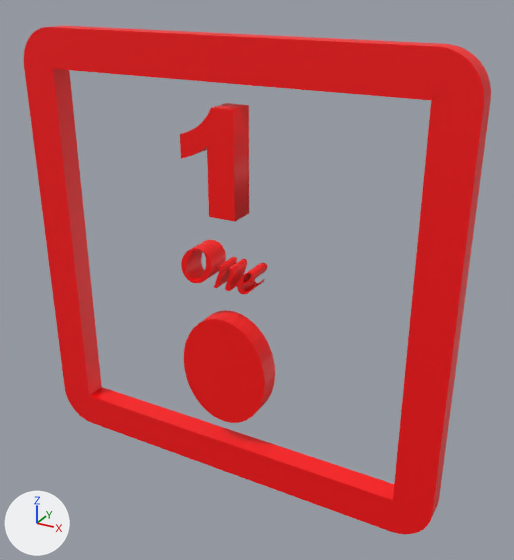
The glTF model assets/models/Number/Number_1.glb, before and after one commit.
Camera for both pictures: a camera (50 mm lens) standing at (1.48, -1.09, 2.85) and looking at (0.12, 1.39, 1.61). The axes (+X, +Y, +Z) are drawn at lower left. The lights are the same throughout. Where no turn or scale is listed for an object, it has been applied to the vertices.

The older version as bpy lines, for what is in view:
```python
mat_material_002 = principled_material('Material.002')
mat_material_002.base_color = (1.0, 0.0, 0.0)  # red #ff0000
mat_material_004 = principled_material('Material.004')
mat_material_004.base_color = (1.0, 0.0, 0.0)  # red #ff0000
mat_material_006 = principled_material('Material.006')
mat_material_006.base_color = (1.0, 0.0, 0.0)  # red #ff0000
me_cube = bpy.data.meshes.new('Cube')
me_cube.from_pydata(...)  # 256 vertices, 512 faces; spans x -1.0..1.0, y -0.05..0.05, z -1.0..1.0
me_cube.materials.append(mat_material)  # red #ff0008
me_cylinder_001 = bpy.data.meshes.new('Cylinder.001')
me_cylinder_001.from_pydata(...)  # a 32-sided cylinder along y spanning x -0.214..0.214, y -0.05..0.05, z -0.265..0.265
me_cylinder_001.materials.append(mat_material_006)  # red #ff0000
me_text = bpy.data.meshes.new('Text')
me_text.from_pydata(...)  # 106 vertices, 208 faces; spans x 0.05..0.301, y -0.06..0.06, z 0.0..0.446
me_text.materials.append(mat_material_004)  # red #ff0000
me_text_002 = bpy.data.meshes.new('Text.002')
me_text_002.from_pydata(...)  # 1852 vertices, 3700 faces; spans x 0.028..0.389, y -0.06..0.06, z -0.003..0.163
me_text_002.materials.append(mat_material_002)  # red #ff0000
ob_cube = bpy.data.objects.new('Cube', me_cube)
ob_cube.location = (0.0, 1.328, 1.614)
ob_cylinder = bpy.data.objects.new('Cylinder', me_cylinder_001)
ob_cylinder.location = (0.0, 1.328, 1.168)
ob_text = bpy.data.objects.new('Text', me_text)
ob_text.location = (-0.223, 1.328, 1.902)
ob_text_001 = bpy.data.objects.new('Text.001', me_text_002)
ob_text_001.location = (-0.223, 1.328, 1.588)
```
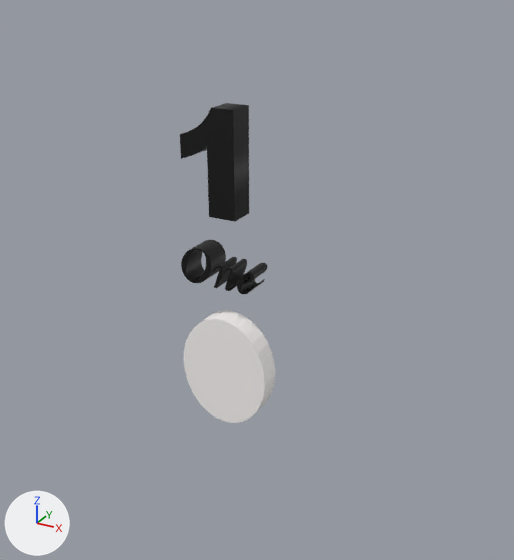
Where the change shows, as pixel boxes (x1, y1, x2, y2) in the pictures (514 x 560 px):
```json
{"object": "Cube", "change": "deleted", "before": [24, 26, 491, 534], "on screen": "red"}
{"object": "Cylinder", "change": "recoloured", "before": [184, 310, 275, 423], "after": [184, 310, 275, 423], "on screen": "red to white"}
{"object": "Text", "change": "recoloured", "before": [180, 103, 249, 222], "after": [180, 103, 249, 222], "on screen": "red to black"}
{"object": "Text.001", "change": "recoloured", "before": [181, 240, 267, 294], "after": [181, 240, 267, 294], "on screen": "red to black"}
```

Edits to the scene script, one JSON object a line:
```json
{"op": "set", "path": "mat_material_004.base_color", "old": "(1.0, 0.0, 0.0)", "new": "(0.0, 0.0, 0.0)", "note": "red #ff0000 -> black #000000"}
{"op": "set", "path": "mat_material_006.base_color", "old": "(1.0, 0.0, 0.0)", "new": "(1.0, 0.964, 0.951)", "note": "red #ff0000 -> white #fffbf9"}
{"op": "set", "path": "mat_material_002.base_color", "old": "(1.0, 0.0, 0.0)", "new": "(0.0, 0.0, 0.0)", "note": "red #ff0000 -> black #000000"}
{"op": "remove", "block": "ob_cube", "code": ["ob_cube = bpy.data.objects.new('Cube', me_cube)", "ob_cube.location = (0.0, 1.328, 1.614)"]}
```
